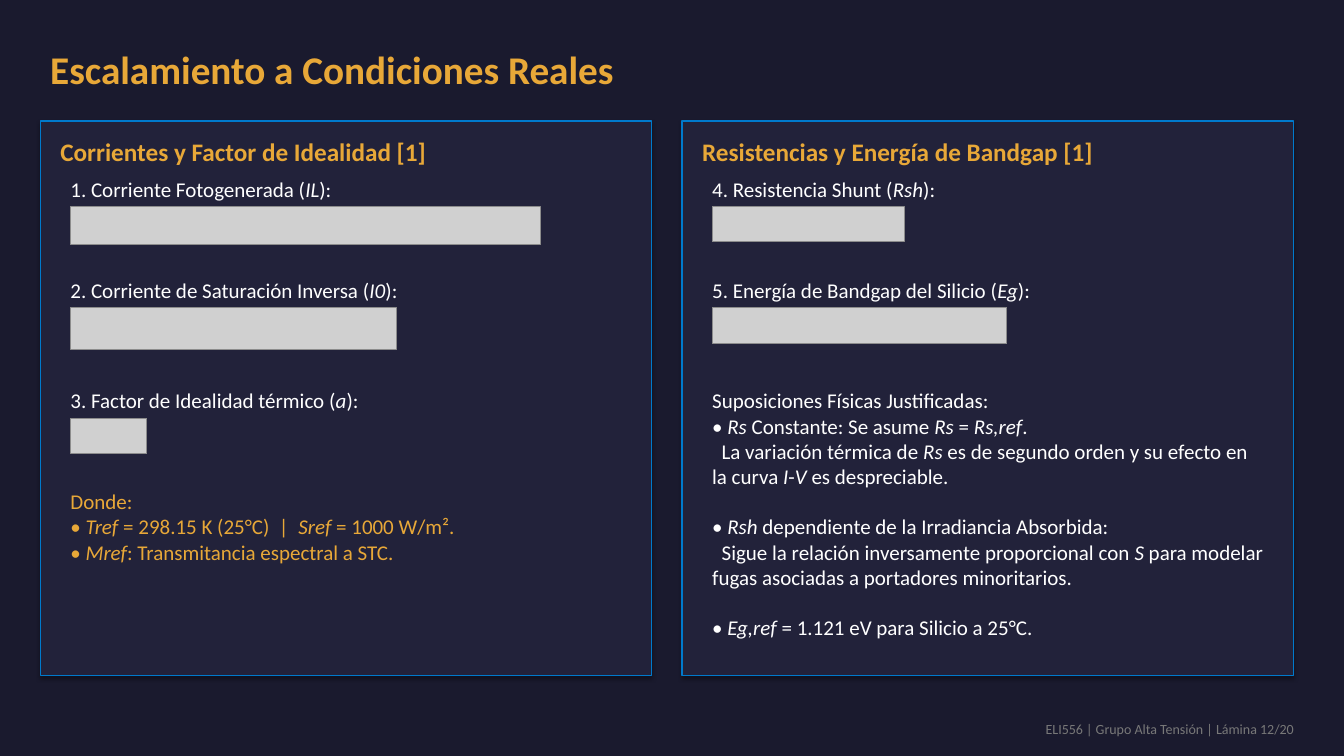
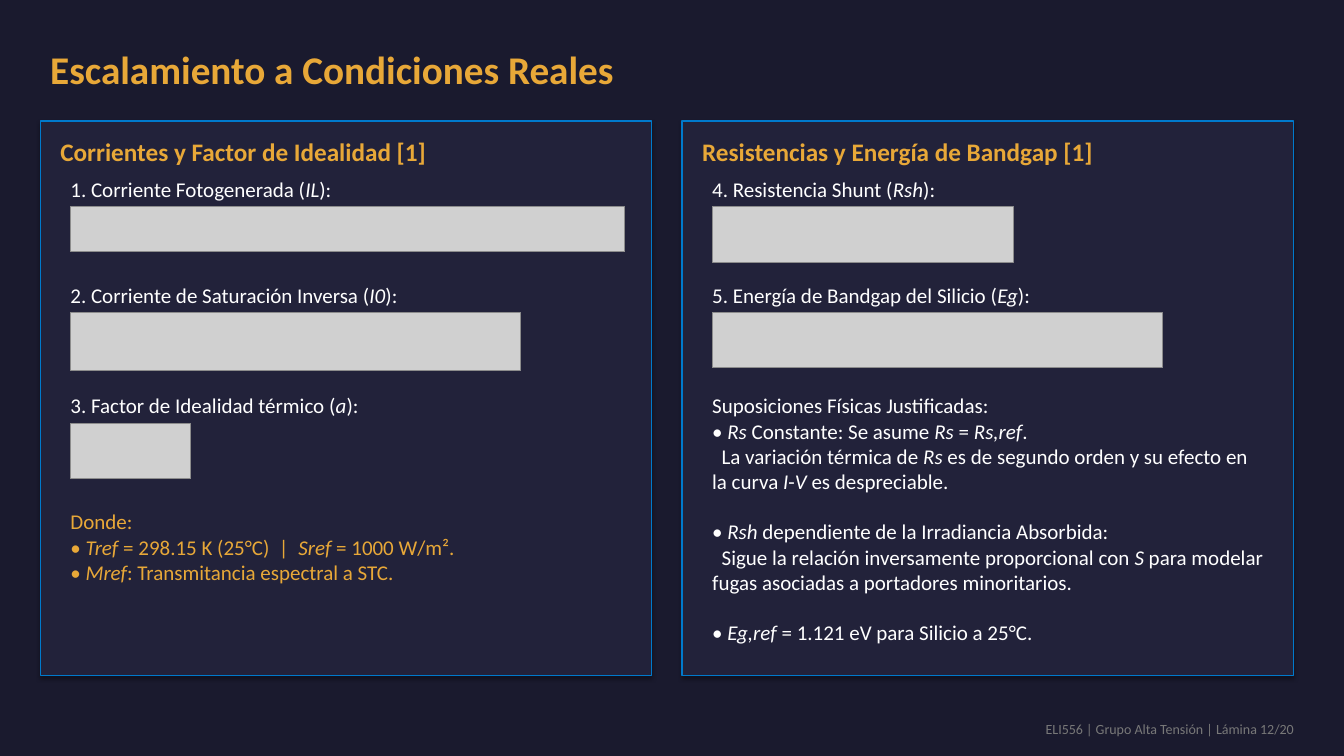
Before and after one commit to theChosen16/t2-paneles, a slide deck: slide 12 of output/Presentacion_Final_ELI556_Atacama.pptx. Drawn at 1344x756 pixels with LibreOffice and Linux fonts; fonts in the diff are those of the drawing; grey boxes stand for pictures. Boxes give left, top, right and bottom in pixels: in the first picture for what was removed or moved away, otherwise in the second. Text is boxed around its words. In the diff, an @@ line names an element or a change of style, - is before the commit and + after.

```diff
--- a/output/Presentacion_Final_ELI556_Atacama.pptx
+++ b/output/Presentacion_Final_ELI556_Atacama.pptx
@@ picture: place and size @@
-picture at (71, 207, 540, 245)
+picture at (71, 207, 625, 252)
@@ picture: place and size @@
-picture at (713, 207, 904, 242)
+picture at (713, 207, 1014, 262)
@@ 3 texts: place and size @@
-3 texts at (70, 283, 1030, 411)
+3 texts at (70, 288, 1030, 416)
@@ picture: place and size @@
-picture at (71, 308, 396, 350)
+picture at (71, 313, 521, 371)
@@ picture: place and size @@
-picture at (713, 308, 1007, 344)
+picture at (713, 313, 1163, 368)
@@ text "Suposiciones Físicas Justificadas:": place and size @@
-text "Suposiciones Físicas Justificadas:" at (712, 393, 1262, 639)
+text "Suposiciones Físicas Justificadas:" at (712, 398, 1262, 644)
@@ picture: place and size @@
-picture at (71, 418, 147, 454)
+picture at (71, 423, 191, 479)
@@ text "Donde:": place and size @@
-text "Donde:" at (70, 494, 455, 564)
+text "Donde:" at (70, 514, 455, 584)
```
Also in this commit, not shown: 2 other slides changed, 7 other files.
